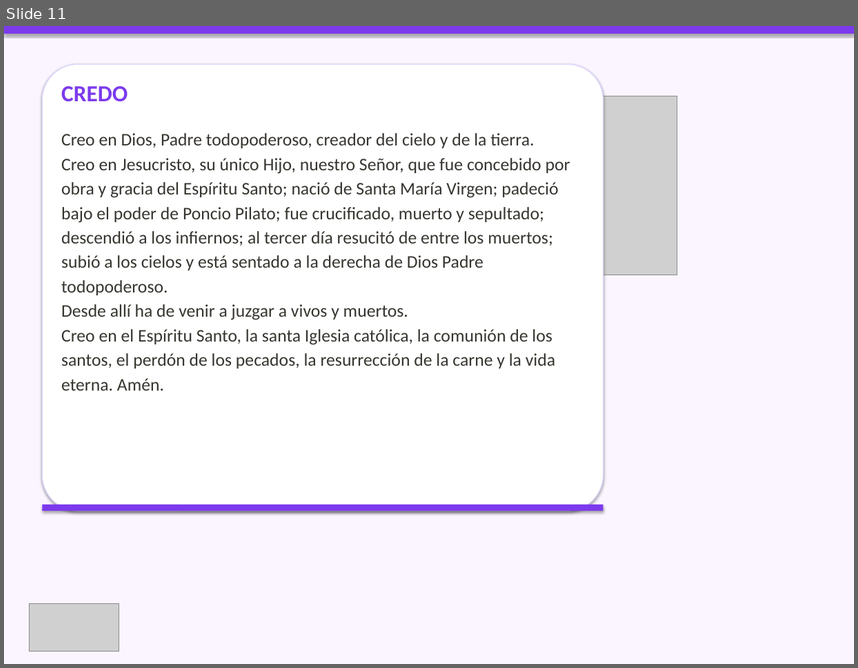
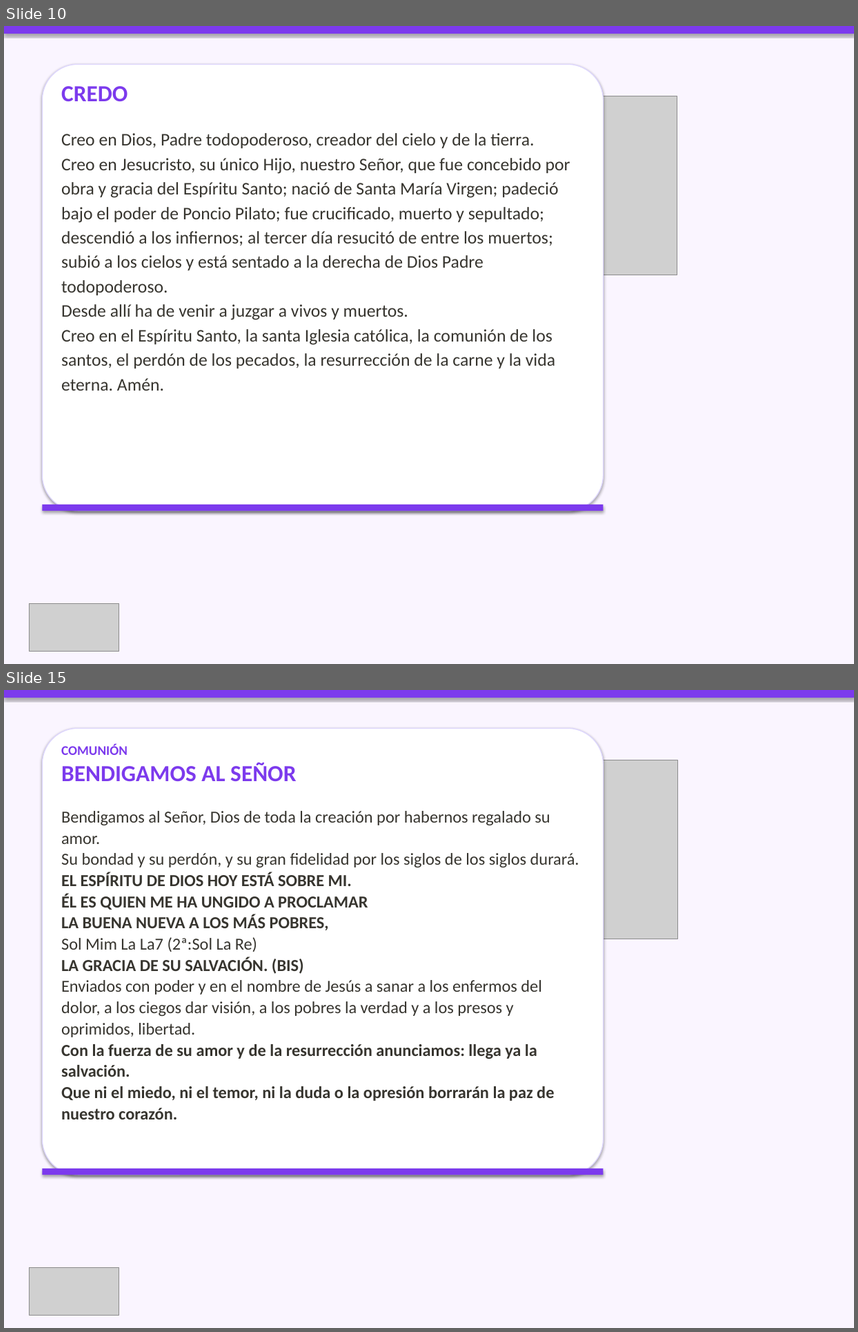
Before and after one commit to CC5M5/CCE-M5, a slide deck: presentaciones_html/2026-09-27_presentacion/2026-09-27_presentacion.pptx. Shown one above the other, each under a label of ours: slide 11 before the commit, slides 10 and 15 after it; the slides between them are not shown. The pictures are 858x668 and 858x1332 pixels, drawn with LibreOffice and Linux fonts; fonts in the diff are those of the drawing; grey boxes stand for pictures. Boxes give left, top, right and bottom in pixels: in the first picture for what was removed or moved away, otherwise in the second. Text is boxed around its words. In the diff, an @@ line names an element or a change of style, - is before the commit and + after.

Commit message:
fix(presentacion): asignación manual correcta para 2026-09-27
- Aplica la selección de canciones indicada por el usuario para el XXVI Domingo T.O.
- Entrada, Gloria, Aleluya, Ofertorio, Santo, Paz, Comunión, Canto a María,
  Despedida con canciones concretas.
- Perdón, Salmo y Padre Nuestro se dejan como textos litúrgicos.
- Regenera PPTX fieles, hoja de músicos (PDF) y bundle web.

```diff
--- a/presentaciones_html/2026-09-27_presentacion/2026-09-27_presentacion.pptx
+++ b/presentaciones_html/2026-09-27_presentacion/2026-09-27_presentacion.pptx
@@ slide 15 added at [4, 690, 854, 1328], background #FAF5FF @@
@@ rectangle added at [4, 690, 854, 698], fill #7C3AED @@
@@ rounded rectangle added at [42, 728, 604, 1174], fill #FFFFFF, outline #DDD6FE 1 pt @@
@@ text added at [61, 745, 579, 1119], 19 pt, text #37352F @@
+COMUNIÓN
+BENDIGAMOS AL SEÑOR
+Bendigamos al Señor, Dios de toda la creación por habernos regalado su amor.
+Su bondad y su perdón, y su gran fidelidad por los siglos de los siglos durará.
+EL ESPÍRITU DE DIOS HOY ESTÁ SOBRE MI.
+ÉL ES QUIEN ME HA UNGIDO A PROCLAMAR
+LA BUENA NUEVA A LOS MÁS POBRES,
+Sol Mim La La7 (2ª:Sol La Re)
+LA GRACIA DE SU SALVACIÓN. (BIS)
+Enviados con poder y en el nombre de Jesús a sanar a los enfermos del dolor, a los ciegos dar visión, a los pobres la verdad y a los presos y oprimidos, libertad.
+Con la fuerza de su amor y de la resurrección anunciamos: llega ya la salvación.
+Que ni el miedo, ni el temor, ni la duda o la opresión borrarán la paz de nuestro corazón.
@@ picture added at [470, 760, 678, 938] @@
@@ rectangle added at [42, 1168, 604, 1174], fill #7C3AED @@
@@ picture added at [30, 1267, 119, 1315] @@
@@ what was slide 11 is now slide 10 @@
```
Also in this commit, not shown: 4 slides changed, 8 other slides added, 10 slides removed, 7 other files.
